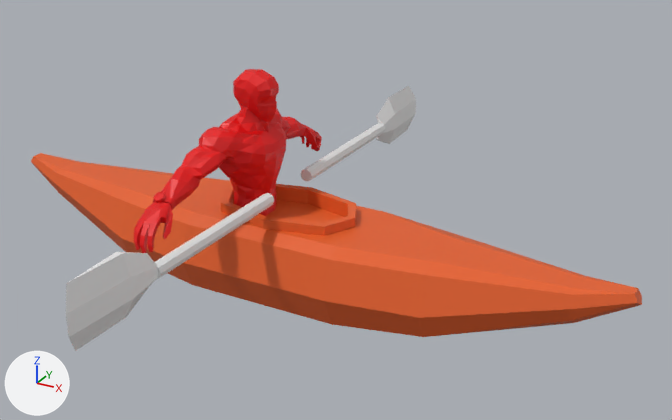
Two versions of the Blender file Assets/Assets/kayak.blend, one commit apart.
Camera for both pictures: a camera (50 mm lens) standing at (2.57, -4.11, 2.65) and looking at (0.25, 0.11, 0.54). The lights are fixed; the arrows at lower left show +X, +Y and +Z.

Names of what the first picture shows: 'Char', 'Kayak', 'PaddleLeft', 'PaddleRight'.
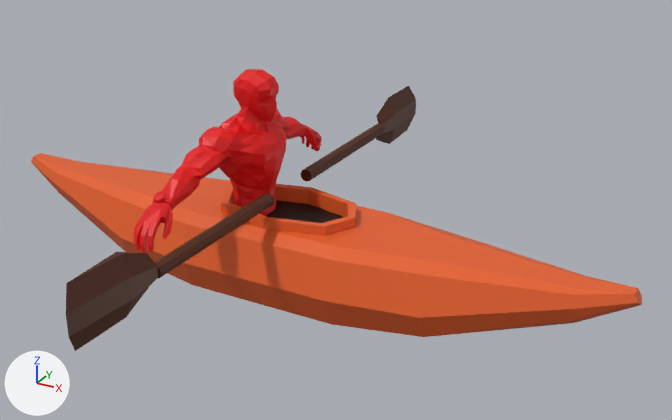
The change, as a diff of the scene's bpy script:
```diff
--- a/Assets/Assets/kayak.blend.py
+++ b/Assets/Assets/kayak.blend.py
@@ mat_material_003 @@
+mat_material_003 = principled_material('Material.003')
+mat_material_003.base_color = (0.0835, 0.0167, 0.000826)  # brown #522303
@@ mat_material_002 @@
+mat_material_002 = principled_material('Material.002')
+mat_material_002.base_color = (0.0, 0.0, 0.0)  # black #000000
@@ me_kayak @@
 me_kayak.from_pydata(...)  # 154 vertices, 149 faces; spans x -1.97..1.97, y 0.0..0.58, z -0.4..0.4
 # used by ob_kayak; location = (0.0, 0.0, 0.0); rotation_euler = (1.571, 0.0, 0.0), in degrees (90, 0, 0)
+# me_kayak part 1: all 4 faces centred in x -0.17..0.17, y 0.49, z -0.09..0.09 switch from mat_material_001 (orange #e76128) to mat_material_002 (black #000000)
@@ me_paddle @@
 me_paddle.from_pydata(...)  # 33 vertices, 27 faces; spans x -0.05..0.04, y -0.16..0.17, z 0.0..1.53
+me_paddle.materials.append(mat_material_003)  # brown #522303
@@ me_paddle_001 @@
 me_paddle_001.from_pydata(...)  # 33 vertices, 27 faces; spans x -0.05..0.04, y -0.16..0.17, z 0.0..1.53
+me_paddle_001.materials.append(mat_material_003)  # brown #522303
```

Location of each change, [x1, y1, x2, y2] in pixels of the pictures (672 x 420 px):
'PaddleRight', recoloured (grey to brown): [66, 193, 274, 351] in both
'PaddleLeft', recoloured (grey to brown): [300, 86, 416, 182] in both
part 1 of me_kayak, recoloured (orange to black): [266, 200, 343, 223] in both
